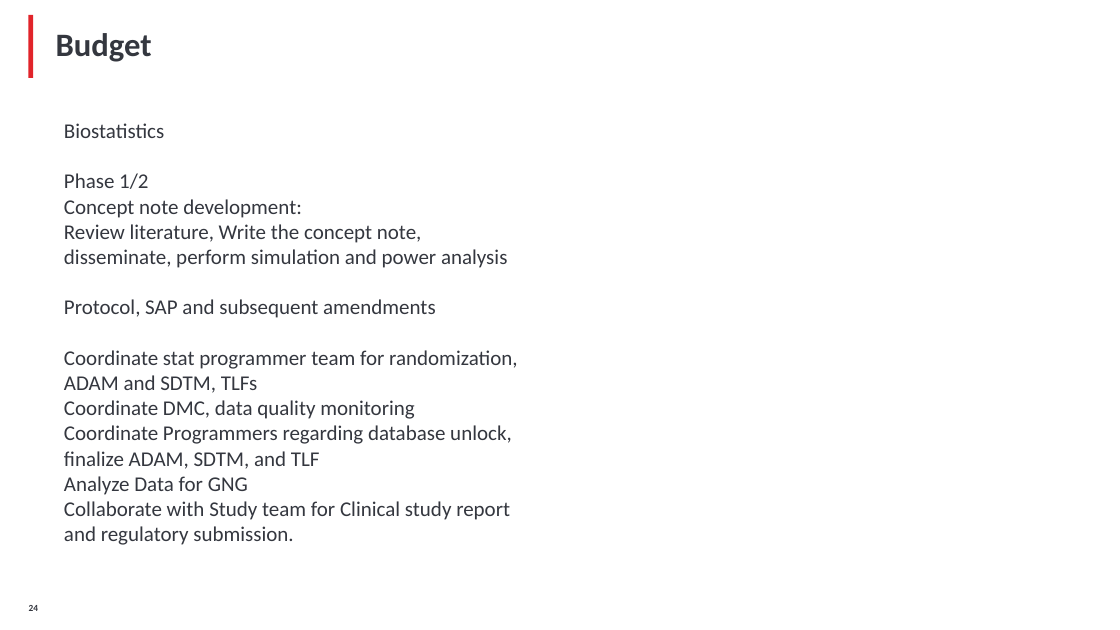
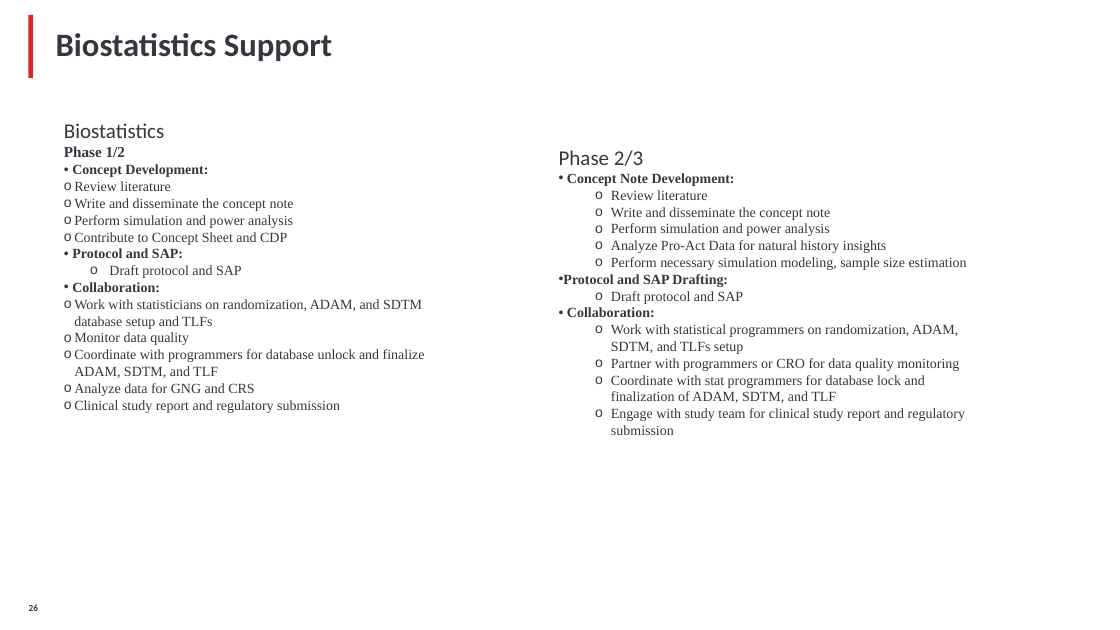
Before and after one commit to YushufSharker/ALS, a slide deck: slide 27 of OutputDocuments/ALS_Slide_deck_STAT.pptx (slide 25 before the commit). Drawn at 1120x630 pixels with LibreOffice and Linux fonts; fonts in the diff are those of the drawing; background and template pictures are left out. Boxes give left, top, right and bottom in pixels: in the first picture for what was removed or moved away, otherwise in the second. Text is boxed around its words. In the diff, an @@ line names an element or a change of style, - is before the commit and + after.

Commit message:
Few slides updated

```diff
--- a/OutputDocuments/ALS_Slide_deck_STAT.pptx
+++ b/OutputDocuments/ALS_Slide_deck_STAT.pptx
@@ title at [56,33,332,61]: text changed @@
-Budget
+Biostatistics Support
@@ text at [64,146,125,157]: size 18 to 13 pt, font Calibri to Times New Roman, bold on in "Phase 1/2" @@
@@ text at [72,164,425,413]: text changed; size 18 to 12 pt; font Calibri to Times New Roman @@
-Concept note development:
-Review literature, Write the concept note, disseminate, perform simulation and power analysis
-Protocol, SAP and subsequent amendments
-Coordinate stat programmer team for randomization, ADAM and SDTM, TLFs
-Coordinate DMC, data quality monitoring
-Coordinate Programmers regarding database unlock, finalize ADAM, SDTM, and TLF
-Analyze Data for GNG
-Collaborate with Study team for Clinical study report and regulatory submission.
+• Concept Development:
+  o Review literature
+o Write and disseminate the concept note
+o Perform simulation and power analysis
+o Contribute to Concept Sheet and CDP
+• Protocol and SAP:
+  o Draft protocol and SAP
+• Collaboration:
+  o Work with statisticians on randomization, ADAM, and SDTM database setup and TLFs
+o Monitor data quality
+o Coordinate with programmers for database unlock and finalize ADAM, SDTM, and TLF
+o Analyze data for GNG and CRS
+o Clinical study report and regulatory submission
@@ text added at [559,150,967,435], 12 pt, text #34373F @@
+Phase 2/3
+• Concept Note Development:
+    o Review literature
+  o Write and disseminate the concept note
+  o Perform simulation and power analysis
+  o Analyze Pro-Act Data for natural history insights
+  o Perform necessary simulation modeling, sample size estimation
+  • Protocol and SAP Drafting:
+    o Draft protocol and SAP
+• Collaboration:
+    o Work with statistical programmers on randomization, ADAM, SDTM, and TLFs setup
+  o Partner with programmers or CRO for data quality monitoring
+  o Coordinate with stat programmers for database lock and finalization of ADAM, SDTM, and TLF
+  o Engage with study team for clinical study report and regulatory submission
@@ page number at [29,604,38,611]: text changed @@
-24
+26
```
Also in this commit, not shown: 3 slides added.
